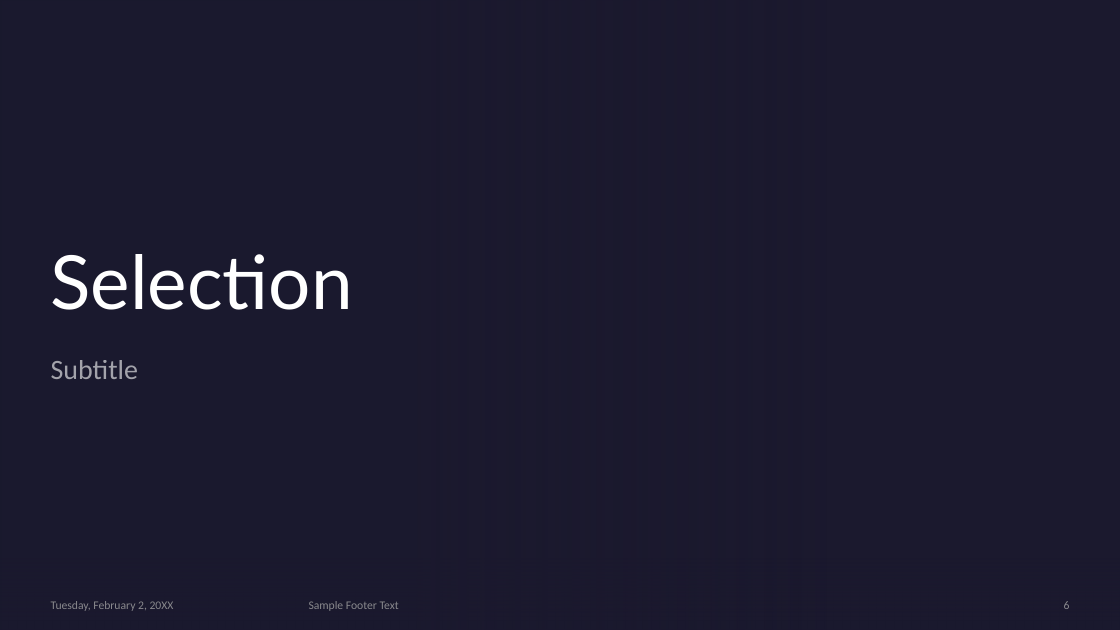
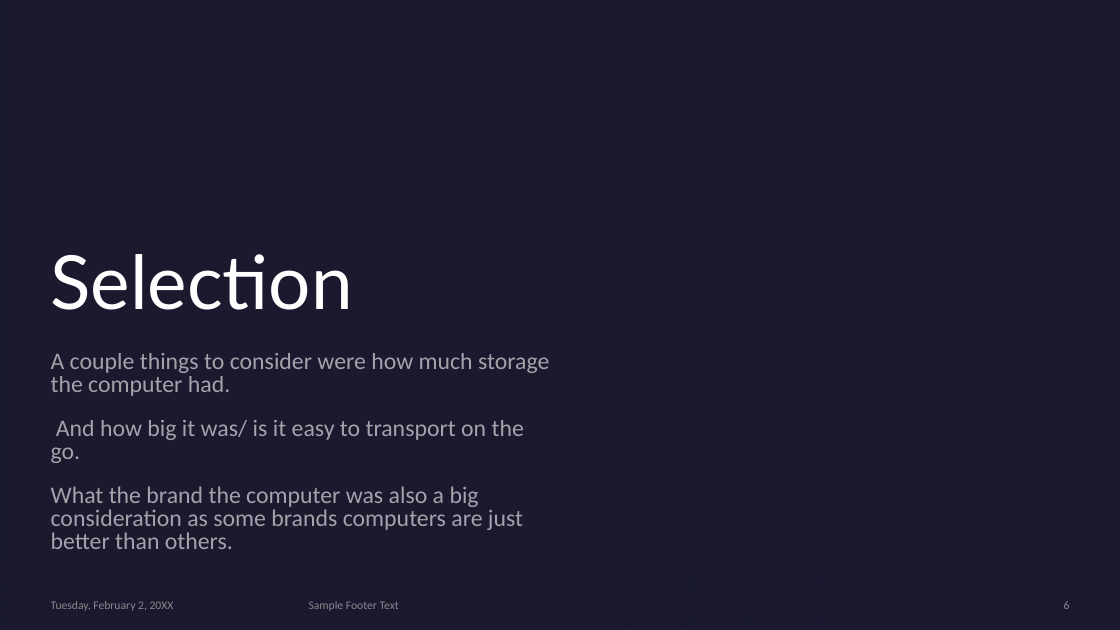
Before and after one commit to Digital-Tech-KKHS/10dtc-computer-hardware-Hannah1728, a slide deck: slide 6 of Presentation Template.pptx. Drawn at 1120x630 pixels with LibreOffice and Linux fonts; fonts in the diff are those of the drawing; background and template pictures are left out. Boxes give left, top, right and bottom in pixels: in the first picture for what was removed or moved away, otherwise in the second. Text is boxed around its words. In the diff, an @@ line names an element or a change of style, - is before the commit and + after.

```diff
--- a/Presentation Template.pptx
+++ b/Presentation Template.pptx
@@ subtitle at [51, 353, 549, 549]: text changed; size 24 to 20.4 pt @@
-Subtitle
+A couple things to consider were how much storage the computer had.
+And how big it was/ is it easy to transport on the go.
+What the brand the computer was also a big consideration as some brands computers are just better than others.
```
Also in this commit, not shown: 8 other slides changed.
